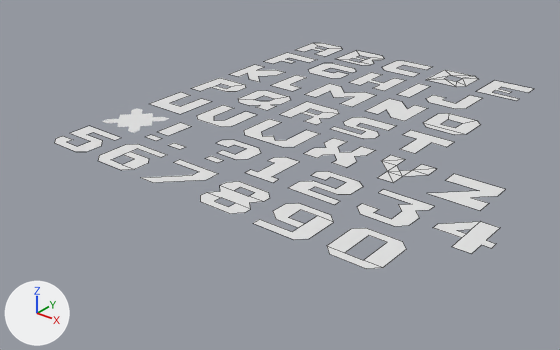
The Blender file meshes/menu.blend as it was, and as the next commit left it.
The view is the same before and after, from a 50 mm lens placed at (24.5, -48.7, 18.4), pointed at (-1.9, -15.7, -2.1). The axes (+X, +Y, +Z) are drawn at lower left. The lights are the same throughout. Mesh edges are drawn as thin lines on the coarser meshes.

Before the edit, the objects in view are built like this:
```python
me_p = bpy.data.meshes.new('P')
me_p.from_pydata([(0.0, 0.0, 0.0), (3.0, 2.5, 0.0), (0.0, 3.0, 0.0), (2.5, 3.0, 0.0), (3.0, 1.5, 0.0), (2.5, 1.0, 0.0), (1.0, 1.0, 0.0), (1.0, 1.5, 0.0), (2.0, 1.5, 0.0), (2.0, 2.0, 0.0), (1.0, 2.0, 0.0), (1.0, 0.0, 0.0)], [], [(4, 1, 3, 9, 8, 7, 6, 5), (2, 0, 11, 6, 7, 10, 9, 3)])
me_x = bpy.data.meshes.new('?')
me_x.from_pydata(...)  # 17 vertices, 2 faces; spans x 0.0..3.0, y 0.0..3.0, z 0.0
me_x_3 = bpy.data.meshes.new('*')
me_x_3.from_pydata(...)  # 24 vertices, 1 face; spans x 0.0..3.0, y 0.0..3.0, z 0.0
ob_p = bpy.data.objects.new('P', me_p)
ob_p.location = (-13.0, -12.0, 0.0)
ob_x = bpy.data.objects.new('?', me_x)
ob_x.location = (-5.0, -20.0, -0.01)
ob_x_3 = bpy.data.objects.new('*', me_x_3)
ob_x_3.location = (-13.0, -20.0, -0.01)
# also in view: 'M' at (-4.0, -6.5, 0.0); 'W' at (-3.0, -14.5, 0.0); 'U' at (-11.5, -14.5, 0.0); '2' at (3.5, -18.5, 0.0); '3' at (7.5, -18.5, 0.0)
```
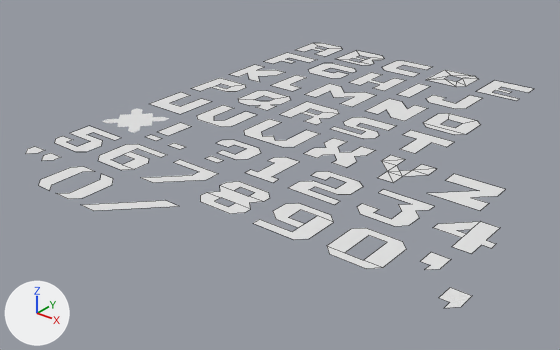
Boxes [x1, y1, x2, y2] around the edits, measured in the pictures (560 x 350 px):
'/', added: after [82, 200, 178, 211]
')', added: after [56, 174, 113, 199]
'(', added: after [39, 166, 94, 190]
',', added: after [439, 287, 472, 308]
"'", added: after [421, 252, 451, 270]
'"', added: after [26, 146, 60, 161]

What changed in the scene script:
```text
Add me_x_6:
    me_x_6.from_pydata([(0.0, 2.0, 0.0), (0.5, 2.0, 0.0), (0.0, 3.0, 0.0), (1.0, 3.0, 0.0), (0.5, 1.5, 0.0), (1.0, 2.0, 0.0)], [], [(2, 0, 1, 4, 5, 3)])
Add me_x_5:
    me_x_5.from_pydata([(0.0, 0.0, 0.0), (0.5, 0.0, 0.0), (0.0, 1.0, 0.0), (1.0, 1.0, 0.0), (0.5, -0.5, 0.0), (1.0, 0.0, 0.0)], [], [(2, 0, 1, 4, 5, 3)])
Add me_x_4_1:
    me_x_4_1.from_pydata([(0.0, 2.5, 0.0), (0.0, 3.0, 0.0), (1.0, 3.0, 0.0), (0.5, 2.0, 0.0), (1.0, 2.5, 0.0), (1.5, 2.5, 0.0), (1.5, 3.0, 0.0), (2.5, 3.0, 0.0), (2.0, 2.0, 0.0), (2.5, 2.5, 0.0)], [], [(1, 0, 3, 4, 2), (6, 5, 8, 9, 7)])
Add me_x_3_1:
    me_x_3_1.from_pydata([(0.0, 0.5, 0.0), (0.5, 0.0, 0.0), (0.0, 2.5, 0.0), (0.5, 3.0, 0.0), (1.5, 0.0, 0.0), (1.0, 0.5, 0.0), (1.0, 2.5, 0.0), (1.5, 3.0, 0.0)], [], [(2, 0, 1, 4, 5, 6, 7, 3)])
Add me_x_2_1:
    me_x_2_1.from_pydata([(1.5, 0.5, 0.0), (1.0, 0.0, 0.0), (1.5, 2.5, 0.0), (1.0, 3.0, 0.0), (0.0, 0.0, 0.0), (0.5, 0.5, 0.0), (0.5, 2.5, 0.0), (0.0, 3.0, 0.0)], [], [(2, 3, 7, 6, 5, 4, 1, 0)])
Add me_x_1_1:
    me_x_1_1.from_pydata([(1.0, 0.0, 0.0), (4.0, 3.0, 0.0), (0.0, 0.0, 0.0), (3.0, 3.0, 0.0)], [], [(2, 0, 1, 3)])
Add ob_x_6:
    ob_x_6 = bpy.data.objects.new("'", me_x_6)
    ob_x_6.location = (11.0, -24.0, 0.0)
Add ob_x_5:
    ob_x_5 = bpy.data.objects.new(',', me_x_5)
    ob_x_5.location = (13.0, -24.0, 0.0)
Add ob_x_4_1:
    ob_x_4_1 = bpy.data.objects.new('"', me_x_4_1)
    ob_x_4_1.location = (-13.0, -28.0, 0.0)
Add ob_x_3_1:
    ob_x_3_1 = bpy.data.objects.new('(', me_x_3_1)
    ob_x_3_1.location = (-9.0, -28.0, 0.0)
Add ob_x_2_1:
    ob_x_2_1 = bpy.data.objects.new(')', me_x_2_1)
    ob_x_2_1.location = (-7.0, -28.0, 0.0)
Add ob_x_1_1:
    ob_x_1_1 = bpy.data.objects.new('/', me_x_1_1)
    ob_x_1_1.location = (-5.0, -28.0, 0.0)
```
